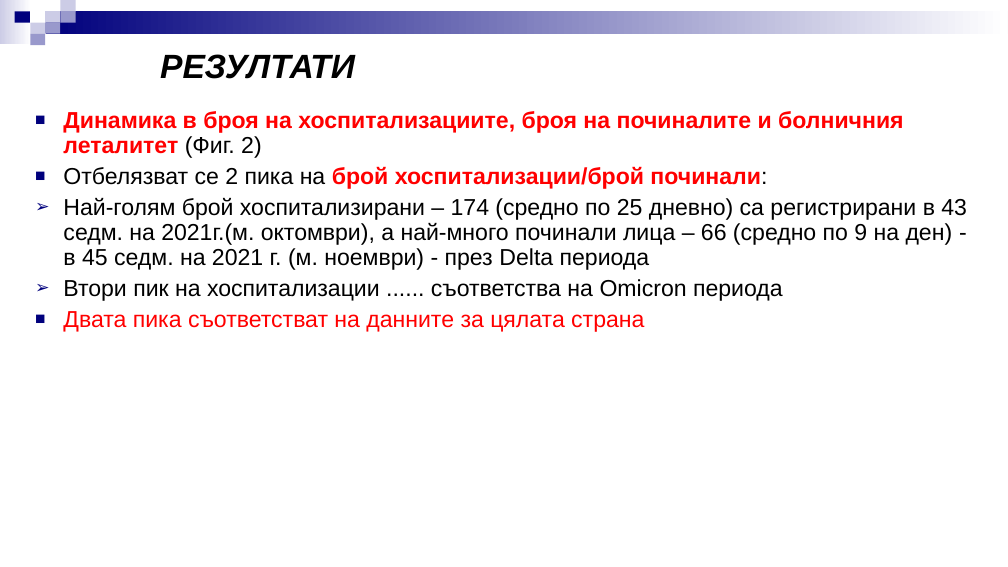
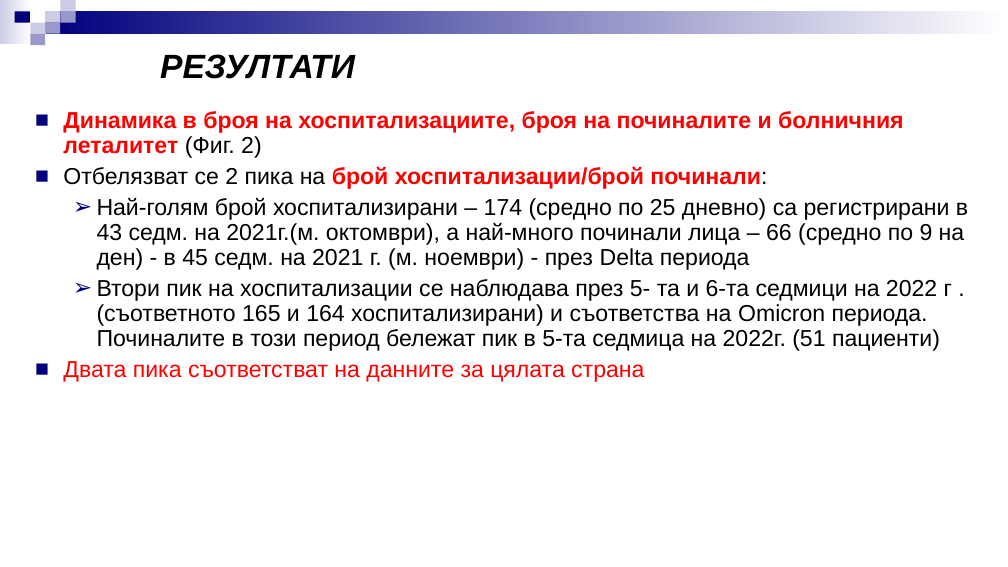
Before and after one commit to kostadinoff/2022-09-15_atanasova_bam, a slide deck: slide 11 of docs/ОМИКРОН-успокоение или предизвикателство-БАМ 2022.ppt. Drawn at 1008x567 pixels with LibreOffice and Linux fonts; fonts in the diff are those of the drawing; background and template pictures are left out. Boxes give left, top, right and bottom in pixels: in the first picture for what was removed or moved away, otherwise in the second. Text is boxed around its words. In the diff, an @@ line names an element or a change of style, - is before the commit and + after.

```diff
--- a/docs/ОМИКРОН-успокоение или предизвикателство-БАМ 2022.ppt
+++ b/docs/ОМИКРОН-успокоение или предизвикателство-БАМ 2022.ppt
@@ text at (63, 111, 968, 382): list level 1 to 2 in "Най-голям брой хоспитализирани – 174 ..." @@
@@ text at (97, 279, 952, 351): text changed @@
-➢ Втори пик на хоспитализации ...... съответства на Omicron периода
+  ➢ Втори пик на хоспитализации се наблюдава през 5- та и 6-та седмици на 2022 г . (съответното 165 и 164 хоспитализирани) и съответства на Omicron периода. Починалите в този период бележат пик в 5-та седмица на 2022г. (51 пациенти)
```
Also in this commit, not shown: 18 other slides changed, 3 slides added, 2 slides removed, 5 other files.
